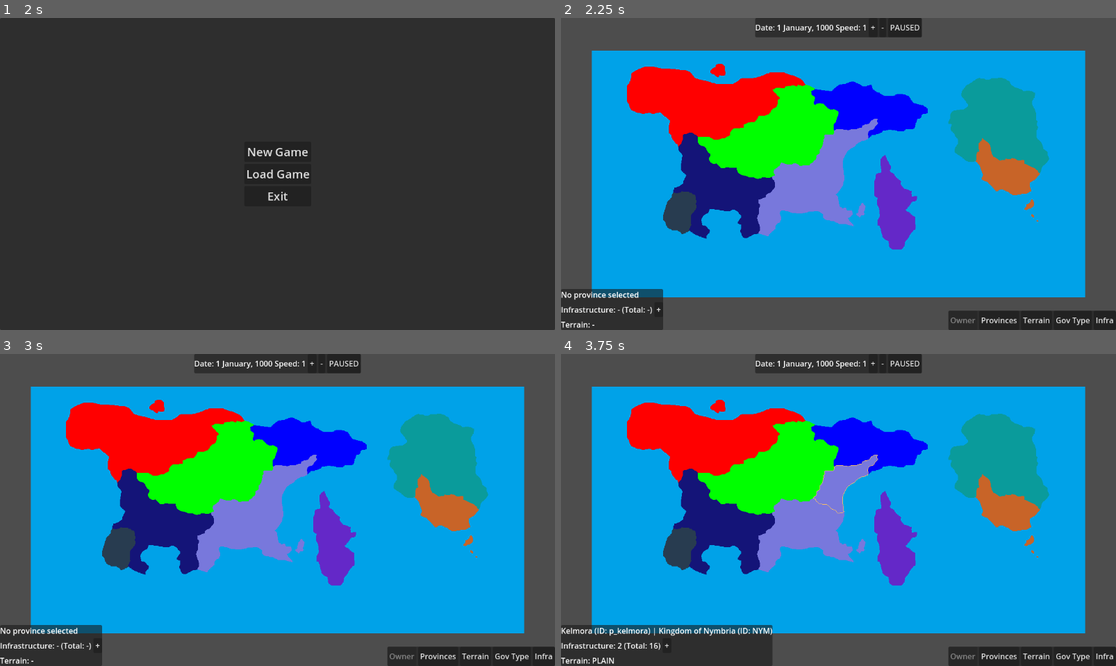
Above: before the commit, frames 1-4 (two rows, left to right).
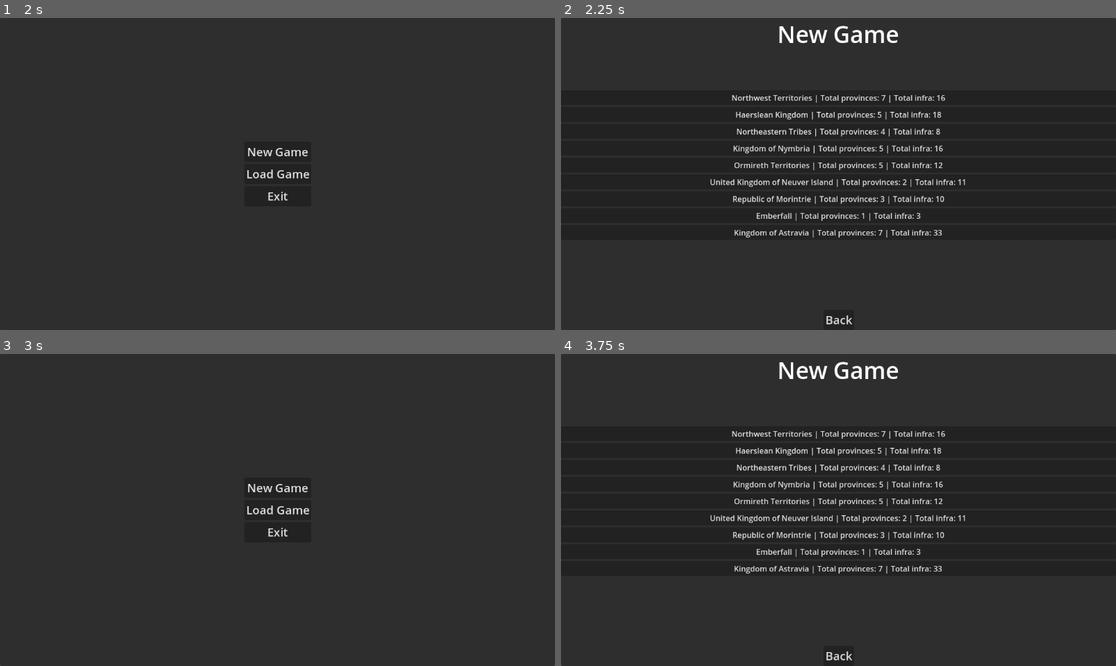
Above: after the commit, the same moments.

Repository: tsallustro/map-game
Game: Godot game, scene res://scenes/mainmenu.tscn
Same seed, same stepped clock (60 frames per second), same inputs: the game is played once before the commit and once after it.
Inputs (mouse positions are in pixels of both pictures, inside the frame that each line leads up to):
- Up to frame 1 (2 s): click "Load Game" at 0.5 s; click "Back" at 1.25 s
- Up to frame 2 (2.25 s): click "New Game" at 2 s
- Up to frame 3 (3 s): click (277, 656) at 2.75 s, where only the run after the commit has a clickable "Back"
- Up to frame 4 (3.75 s): click (838, 488) at 3.5 s, where only the run after the commit has a clickable "New Game"

Frame 1 is identical in both runs. In frame 2, 95% of the frame differs, in the area x 0-100%, y 0-100%; in frame 3, 95%; in frame 4, 93%.

Commit message:
Enhanced main menu

Diff:
--- a/scenes/main.tscn
+++ b/scenes/main.tscn
@@ -41,14 +41,18 @@
 anchors_preset = 5
 anchor_left = 0.5
 anchor_right = 0.5
-offset_left = -20.0
-offset_right = 20.0
-offset_bottom = 40.0
+offset_left = -246.0
+offset_right = 246.0
+offset_bottom = 31.0
 grow_horizontal = 2
 script = ExtResource("7_a8y0u")
 
 [node name="DateTimeHBoxContainer" type="HBoxContainer" parent="UI/TimePanel"]
 layout_mode = 2
+
+[node name="PlayerTagLabel" type="Label" parent="UI/TimePanel/DateTimeHBoxContainer"]
+layout_mode = 2
+text = "Player tag: NOTAG"
 
 [node name="DateLabel" type="Label" parent="UI/TimePanel/DateTimeHBoxContainer"]
 layout_mode = 2
--- a/scenes/mainmenu.tscn
+++ b/scenes/mainmenu.tscn
@@ -57,7 +57,7 @@
 grow_horizontal = 2
 grow_vertical = 2
 
-[node name="Label" type="Label" parent="BasePanel/LoadGameScreen"]
+[node name="LoadGameLabel" type="Label" parent="BasePanel/LoadGameScreen"]
 layout_mode = 0
 offset_right = 1152.0
 offset_bottom = 67.0
@@ -65,16 +65,19 @@
 text = "Load Game"
 horizontal_alignment = 1
 
-[node name="SaveGames" type="VBoxContainer" parent="BasePanel/LoadGameScreen"]
+[node name="SaveGamesScroll" type="ScrollContainer" parent="BasePanel/LoadGameScreen"]
 layout_mode = 1
-anchors_preset = 12
-anchor_top = 1.0
-anchor_right = 1.0
-anchor_bottom = 1.0
-offset_top = -48.0
-offset_bottom = -48.0
-grow_horizontal = 2
-grow_vertical = 0
+anchors_preset = 4
+anchor_top = 0.5
+anchor_bottom = 0.5
+offset_top = -174.0
+offset_right = 1152.0
+offset_bottom = 276.0
+grow_vertical = 2
+
+[node name="SaveGames" type="VBoxContainer" parent="BasePanel/LoadGameScreen/SaveGamesScroll"]
+layout_mode = 2
+size_flags_horizontal = 3
 
 [node name="LoadGameBackButton" type="Button" parent="BasePanel/LoadGameScreen"]
 layout_mode = 1
@@ -90,3 +93,49 @@
 grow_vertical = 0
 theme_override_font_sizes/font_size = 24
 text = "Back"
+
+[node name="NewGameScreen" type="Control" parent="BasePanel"]
+visible = false
+layout_mode = 1
+anchors_preset = 15
+anchor_right = 1.0
+anchor_bottom = 1.0
+grow_horizontal = 2
+grow_vertical = 2
+
+[node name="NewGameLabel" type="Label" parent="BasePanel/NewGameScreen"]
+layout_mode = 0
+offset_right = 1152.0
+offset_bottom = 67.0
+theme_override_font_sizes/font_size = 48
+text = "New Game"
+horizontal_alignment = 1
+
+[node name="CountrySelectScroll" type="ScrollContainer" parent="BasePanel/NewGameScreen"]
+layout_mode = 1
+anchors_preset = 4
+anchor_top = 0.5
+anchor_bottom = 0.5
+offset_top = -174.0
+offset_right = 1152.0
+offset_bottom = 276.0
+grow_vertical = 2
+
+[node name="CountrySelect" type="VBoxContainer" parent="BasePanel/NewGameScreen/CountrySelectScroll"]
+layout_mode = 2
+size_flags_horizontal = 3
+
+[node name="NewGameBackButton" type="Button" parent="BasePanel/NewGameScreen"]
+layout_mode = 1
+anchors_preset = 7
+anchor_left = 0.5
+anchor_top = 1.0
+anchor_right = 0.5
+anchor_bottom = 1.0
+offset_left = -31.5
+offset_top = -42.0
+offset_right = 31.5
+grow_horizontal = 2
+grow_vertical = 0
+theme_override_font_sizes/font_size = 24
+text = "Back"
--- a/scripts/UI/TopPanel.gd
+++ b/scripts/UI/TopPanel.gd
@@ -2,6 +2,7 @@
 @onready var dateLabel: Label = $DateTimeHBoxContainer/DateLabel
 @onready var speedLabel: Label = $DateTimeHBoxContainer/SpeedHBoxContainer/SpeedLabel
 @onready var playPauseBtn: Button = $DateTimeHBoxContainer/SpeedHBoxContainer/PlayPauseButton
+@onready var playerTagLabel: Label = $DateTimeHBoxContainer/PlayerTagLabel
 
 # Speed Buttons
 @onready var speed_up_btn: Button = $DateTimeHBoxContainer/SpeedHBoxContainer/SpeedUpButton
@@ -23,6 +24,7 @@
 	_on_new_tick(GameState.current_date)
 	_on_speed_change(GameState.speed)
 	_on_pause_toggled(GameState.isPaused)
+	playerTagLabel.text = "Player Tag: "+GameState.player_tag
 	has_loaded = true
 
 func _on_new_tick(new_time: Dictionary) -> void:
--- a/scripts/UI/mainmenu/MainMenuController.gd
+++ b/scripts/UI/mainmenu/MainMenuController.gd
@@ -5,24 +5,40 @@
 @onready var load_game_button: Button = $InitialButtons/LoadGameButton
 @onready var exit_button: Button = $InitialButtons/ExitButton
 
-# Load Game Buttons
+# Load Game Screen
 @onready var load_game_back_button: Button = $LoadGameScreen/LoadGameBackButton
-@onready var save_games_container: VBoxContainer = $LoadGameScreen/SaveGames
+@onready var save_games_container: VBoxContainer = $LoadGameScreen/SaveGamesScroll/SaveGames
 
+# New Game Screen
+@onready var new_game_back_button: Button = $NewGameScreen/NewGameBackButton
+@onready var country_select_container: VBoxContainer = $NewGameScreen/CountrySelectScroll/CountrySelect
 
 # Menus
 @onready var initial_buttons : VBoxContainer = $InitialButtons
 @onready var load_game_screen : Control = $LoadGameScreen
+@onready var new_game_screen : Control = $NewGameScreen
 
 func _ready() -> void:
 	new_game_button.pressed.connect(_on_new_game_button_clicked)
 	load_game_button.pressed.connect(_on_load_game_button_clicked)
 	exit_button.pressed.connect(_on_exit_button_clicked)
 	load_game_back_button.pressed.connect(_on_load_game_back_button_clicked)
+	new_game_back_button.pressed.connect(_on_new_game_back_button_clicked)
+
 
 func _on_new_game_button_clicked() -> void:
-	GameState.load_all()
-	get_tree().change_scene_to_file("res://scenes/main.tscn")
+	initial_buttons.visible = false
+	new_game_screen.visible = true
+	for country_id in GameState.countries:
+		var country_data = GameState.countries[country_id]
+		var country_name = country_data["name"]
+		var country_select_entry = Button.new()
+		var prov_count_and_infra_total = GameState.get_province_count_and_infra_by_country_id(country_id)
+		country_select_entry.text="%s | Total provinces: %d | Total infra: %d"%[country_name, prov_count_and_infra_total[0], prov_count_and_infra_total[1]]
+		country_select_container.add_child(country_select_entry)
+		country_select_entry.pressed.connect(func(): _new_game(country_id))
+
+
 
 func _on_load_game_button_clicked() -> void:
 	initial_buttons.visible = false
@@ -36,7 +52,7 @@
 		var load_save_entry = Button.new()
 		load_save_entry.text="Save name: %s"%[game_name]
 		save_games_container.add_child(load_save_entry)
-		load_save_entry.pressed.connect(func(): _load_game(game_name))
+		load_save_entry.pressed.connect(func(): _new_game(game_name))
 
 func _on_exit_button_clicked() -> void:
 	get_tree().quit()
@@ -49,7 +65,20 @@
 	save_games_container.size = Vector2(save_games_container.size.x, 0)
 	initial_buttons.visible = true
 
+func _on_new_game_back_button_clicked():
+	new_game_screen.visible = false
+	for child in country_select_container.get_children():
+		country_select_container.remove_child(child)
+		child.queue_free()
+	country_select_container.size = Vector2(country_select_container.size.x, 0)
+	initial_buttons.visible = true
+
 func _load_game(save_name : String):
 	print("Loading "+save_name)
 	GameState.load_game_state(save_name)
 	get_tree().change_scene_to_file("res://scenes/main.tscn")
+
+func _new_game(country_id : String):
+	GameState.player_tag = country_id
+	GameState.load_all()
+	get_tree().change_scene_to_file("res://scenes/main.tscn")
--- a/scripts/autoload/GameState.gd
+++ b/scripts/autoload/GameState.gd
@@ -37,6 +37,7 @@
 var isPaused = true
 
 var is_loaded = false
+var player_tag = "NOTAG"
 func _ready() -> void:
 	call_deferred("load_all")
 
@@ -245,6 +246,15 @@
 		if p["owner"] == country_id: total += p["infrastructure"]
 	return total
 
+func get_province_count_and_infra_by_country_id(country_id: String) -> Array:
+	var total_infra = 0
+	var total_provinces = 0
+	for p in provinces:
+		if p["owner"] == country_id:
+			total_provinces=total_provinces+1
+			total_infra += p["infrastructure"]
+	return [total_provinces, total_infra]
+
 func inc_province_infrastructure(province_id: String) -> void:
 	var idx: int = province_index_by_id.get(province_id, -1)
 	if idx == -1:
@@ -317,7 +327,8 @@
 	if !isPaused: togglePause()
 	var save_metadata = {
 		"speed": speed,
-		"date": Time.get_unix_time_from_datetime_dict(current_date)
+		"date": Time.get_unix_time_from_datetime_dict(current_date),
+		"player_tag":player_tag
 	}
 	SaveLoadController.save_game(save_name, save_metadata, countries, non_existant_countries, provinces)
 
@@ -329,6 +340,8 @@
 	var save_metadata = data_arr[0]
 	_set_speed(save_metadata["speed"])
 	_set_date(save_metadata["date"])
+	player_tag = save_metadata["player_tag"]
+
 	# Load world data
 	countries = data_arr[1]
 	non_existant_countries = data_arr[2]
